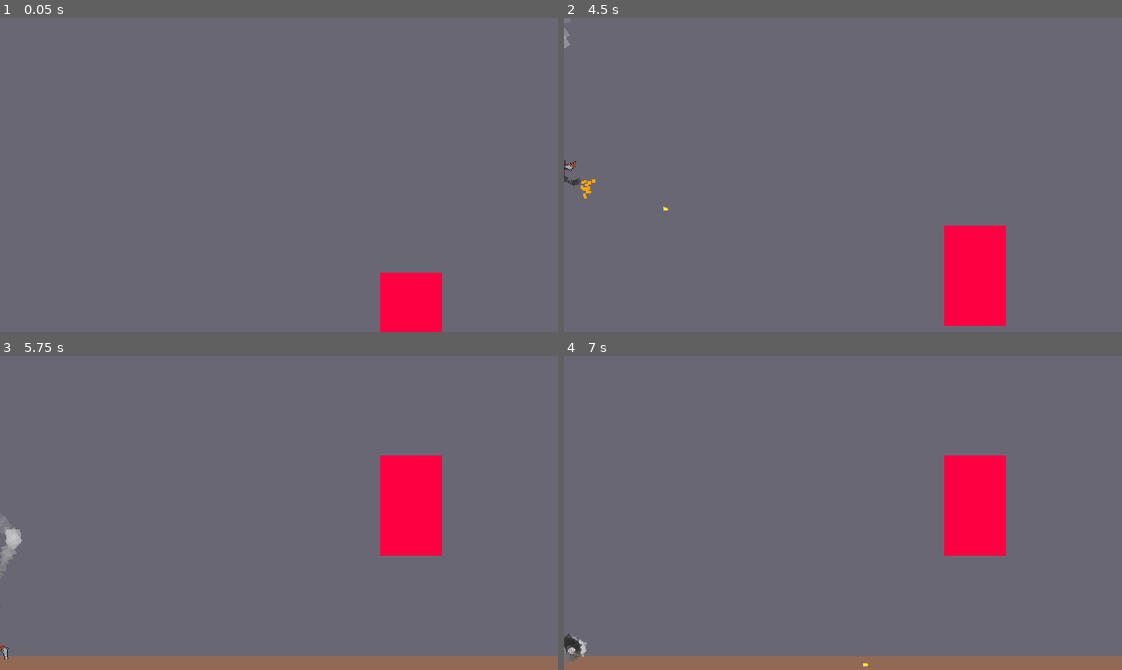
Above: before the commit, frames 1-4 (two rows, left to right).
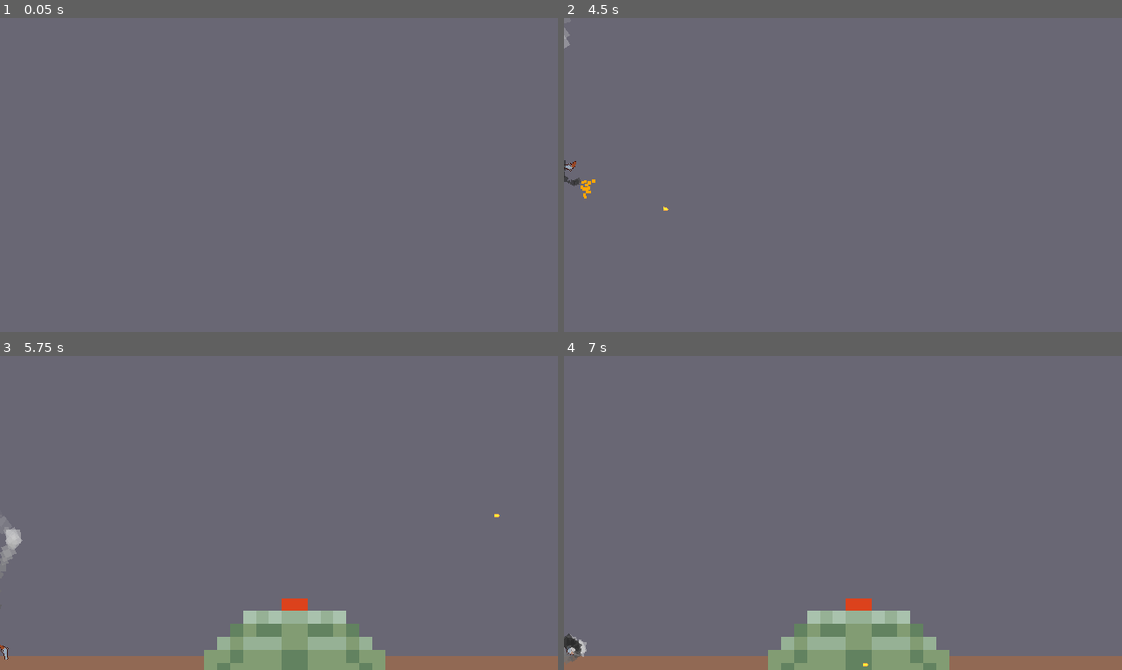
Above: after the commit, the same moments.

Repository: VI6IX/gunning-jump
Game: Godot game, scene res://scenes/main.tscn
The game is run twice, just before and just after one commit, with the same random seed, the same clock (stepped at 60 frames per second) and the same inputs.
Inputs:
- Up to frame 1 (0.05 s): no input
- Up to frame 2 (4.5 s): tap Enter at 0.5 s; tap Space (shoot) every 0.75 s from 0.6 to 4.35 s
- Up to frame 3 (5.75 s): tap Space (shoot) at 5.1 s
- Up to frame 4 (7 s): tap Space (shoot) at 5.85, 6.6 s

The runs differ from the first frame. In frame 1, 2.1% of the frame differs, in the area x 68-80%, y 81-100%; in frame 2, 3.5%; in frame 3, 8.7%, in the area x 36-90%, y 31-100%; in frame 4, 8.7%.

Commit message:
feat: add landmine scene

Diff:
--- /dev/null
+++ b/scenes/landmine/landmine.tscn
@@ -0,0 +1,48 @@
+[gd_scene format=3 uid="uid://csmcya0gh24gr"]
+
+[ext_resource type="Texture2D" uid="uid://71yga7btqdl1" path="res://assets/sprites/landmine_16.png" id="1_iy8xb"]
+[ext_resource type="PackedScene" uid="uid://55jyq6sx3cj8" path="res://scenes/components/hitbox_component/hitbox_component.tscn" id="2_vwu5p"]
+[ext_resource type="PackedScene" uid="uid://dic7yx0fswwbh" path="res://scenes/components/health_component/health_component.tscn" id="3_nx6xm"]
+
+[sub_resource type="CapsuleShape2D" id="CapsuleShape2D_iy8xb"]
+radius = 3.0
+height = 14.0
+
+[sub_resource type="RectangleShape2D" id="RectangleShape2D_ao5s0"]
+size = Vector2(2, 1)
+
+[node name="Landmine" type="Node2D" unique_id=1135800262]
+
+[node name="Sprite2D" type="Sprite2D" parent="." unique_id=1242682541]
+texture = ExtResource("1_iy8xb")
+
+[node name="HitboxComponent" parent="." unique_id=1963439517 node_paths=PackedStringArray("parent", "health_component") instance=ExtResource("2_vwu5p")]
+collision_layer = 8
+collision_mask = 4
+parent = NodePath("..")
+health_component = NodePath("../HealthComponent")
+damage = 0.0
+
+[node name="CollisionShape2D" type="CollisionShape2D" parent="HitboxComponent" unique_id=226377519]
+position = Vector2(0, 1)
+rotation = -1.5707964
+shape = SubResource("CapsuleShape2D_iy8xb")
+
+[node name="HealthComponent" parent="." unique_id=1657868059 node_paths=PackedStringArray("parent") instance=ExtResource("3_nx6xm")]
+parent = NodePath("..")
+max_health = 6.0
+
+[node name="HitboxComponent2" parent="." unique_id=184455639 node_paths=PackedStringArray("parent", "health_component") instance=ExtResource("2_vwu5p")]
+collision_layer = 8
+collision_mask = 4
+parent = NodePath("..")
+health_component = NodePath("../HealthComponent2")
+damage = 0.0
+
+[node name="CollisionShape2D" type="CollisionShape2D" parent="HitboxComponent2" unique_id=125088577]
+position = Vector2(0, -2.5)
+shape = SubResource("RectangleShape2D_ao5s0")
+
+[node name="HealthComponent2" parent="." unique_id=390229297 node_paths=PackedStringArray("parent") instance=ExtResource("3_nx6xm")]
+parent = NodePath("..")
+max_health = 1.0
--- a/scenes/main.tscn
+++ b/scenes/main.tscn
@@ -1,9 +1,8 @@
 [gd_scene format=3 uid="uid://c4qg1iy8m4pal"]
 
 [ext_resource type="PackedScene" uid="uid://cadv51p4j4u3u" path="res://scenes/player/player.tscn" id="2_0wfyh"]
-[ext_resource type="PackedScene" uid="uid://55jyq6sx3cj8" path="res://scenes/components/hitbox_component/hitbox_component.tscn" id="3_jyhfs"]
+[ext_resource type="PackedScene" uid="uid://csmcya0gh24gr" path="res://scenes/landmine/landmine.tscn" id="3_jyhfs"]
 [ext_resource type="PackedScene" uid="uid://dbe4jxyj0n7xx" path="res://scenes/camera/camera_2d.tscn" id="3_sugp2"]
-[ext_resource type="PackedScene" uid="uid://dic7yx0fswwbh" path="res://scenes/components/health_component/health_component.tscn" id="4_tbgi4"]
 
 [sub_resource type="RectangleShape2D" id="RectangleShape2D_0wfyh"]
 size = Vector2(655, 70.5)
@@ -16,9 +15,6 @@
 
 [sub_resource type="RectangleShape2D" id="RectangleShape2D_tbgi4"]
 size = Vector2(714.375, 59.15625)
-
-[sub_resource type="RectangleShape2D" id="RectangleShape2D_tefeu"]
-size = Vector2(38, 40)
 
 [node name="Main" type="Node2D" unique_id=1324312788]
 
@@ -58,26 +54,6 @@
 position = Vector2(307.8125, -8693.422)
 shape = SubResource("RectangleShape2D_tbgi4")
 
-[node name="Testing" type="Node2D" parent="." unique_id=2024498150]
-position = Vector2(436, 112)
-scale = Vector2(1.7686071, 2.8862538)
-
-[node name="HitboxComponent" parent="Testing" unique_id=1963439517 node_paths=PackedStringArray("parent", "health_component") instance=ExtResource("3_jyhfs")]
-position = Vector2(-385, -117)
-collision_layer = 8
-collision_mask = 4
-parent = NodePath("..")
-health_component = NodePath("../HealthComponent")
-
-[node name="CollisionShape2D" type="CollisionShape2D" parent="Testing/HitboxComponent" unique_id=2043467672]
-position = Vector2(405, 137)
-shape = SubResource("RectangleShape2D_tefeu")
-
-[node name="HealthComponent" parent="Testing" unique_id=1657868059 node_paths=PackedStringArray("parent") instance=ExtResource("4_tbgi4")]
-parent = NodePath("..")
-max_health = 5.0
-
-[node name="ColorRect" type="ColorRect" parent="Testing" unique_id=1685787997]
-offset_right = 40.0
-offset_bottom = 40.0
-color = Color(0.9907958, 0, 0.25576934, 1)
+[node name="Landmine" parent="." unique_id=1135800262 instance=ExtResource("3_jyhfs")]
+position = Vector2(338, 320)
+scale = Vector2(14.802221, 14.802221)
Binary file changed: assets/sprites/landmine_16.png
